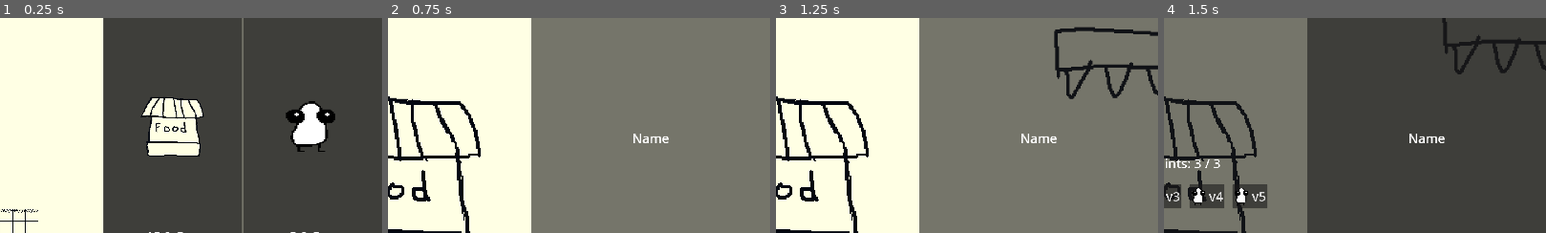
Above: before the commit, frames 1-4 (left to right).
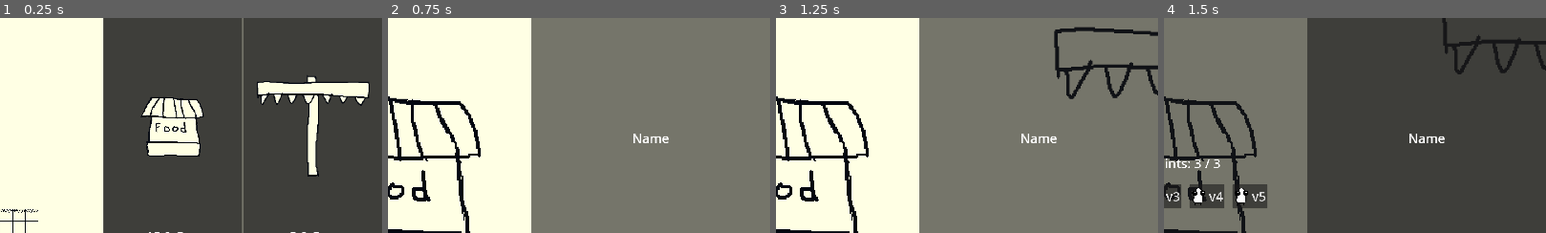
Above: after the commit, the same moments.

Repository: Octoan1/Tinkles-Incremental
Game: Godot game, scene res://main.tscn
Two runs of this game, one before a commit and one after it. Both use one fixed random seed, a clock stepped at 60 frames per second and the inputs below.
Inputs (mouse positions are % of the whole screen's width and height, from its top left):
- Up to frame 1 (0.25 s): no input
- Up to frame 2 (0.75 s): tap Enter at 0.5 s; move the mouse to (16, 38) at 0.52 s; click (16, 38) at 0.6 s
- Up to frame 3 (1.25 s): no input
- Up to frame 4 (1.5 s): move the mouse to (13, 100) at 1.27 s; tap Tab (talent_screen) at 1.35 s; click (13, 100) at 1.42 s
The pictures show only the part of the screen within x 50-100%, y 12-62%; the shares and areas given below are measured in that part.

The runs differ from the first frame. In frame 1, 4.7% of the frame differs, in the area x 67-97%, y 26-74%; in frame 2, nothing differs; in frame 3, nothing differs; in frame 4, nothing differs.

Commit message:
preview image update crusher

Diff:
--- a/Objects/Buildings/BuildingResources/crusher.tres
+++ b/Objects/Buildings/BuildingResources/crusher.tres
@@ -1,7 +1,7 @@
 [gd_resource type="Resource" script_class="Building" format=3 uid="uid://b8cofyd3ivixy"]
 
 [ext_resource type="PackedScene" uid="uid://cfjinxyfp22kg" path="res://Objects/Buildings/crusher.tscn" id="1_3mdeb"]
-[ext_resource type="Texture2D" uid="uid://bypcf1giookoa" path="res://Assets/Asesprite/lemming.png" id="2_b67am"]
+[ext_resource type="Texture2D" uid="uid://be0y1scqacta7" path="res://Assets/Asesprite/Buildings/crusher_full.png" id="2_3mdeb"]
 [ext_resource type="Script" uid="uid://dn8p2gkbl7742" path="res://Objects/Buildings/BuildingScripts/Building.gd" id="3_3mdeb"]
 [ext_resource type="Script" uid="uid://cw3stsb1klbqh" path="res://Objects/Buildings/BuildingUpgrades/BuildingUpgrade.gd" id="4_b67am"]
 [ext_resource type="Resource" uid="uid://m5y0c0dkvcln" path="res://Objects/Buildings/BuildingUpgrades/CrusherUpgrades/Cooldown.tres" id="5_aw4fb"]
@@ -12,7 +12,7 @@
 building_name = "Crusher"
 description = "Cruhses things"
 build_price = 5.0
-preview_image = ExtResource("2_b67am")
+preview_image = ExtResource("2_3mdeb")
 prefab = ExtResource("1_3mdeb")
 upgrades = Array[ExtResource("4_b67am")]([ExtResource("5_aw4fb"), ExtResource("6_5jkb0")])
 metadata/_custom_type_script = "uid://dn8p2gkbl7742"
